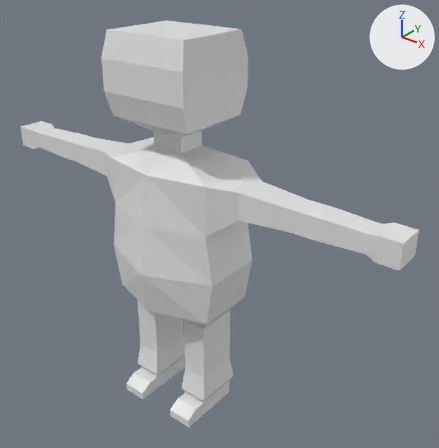
The Blender file ActorV1.blend, before and after one commit.
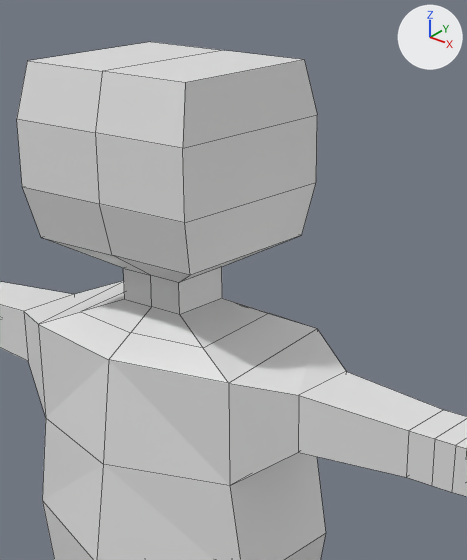
Each version is shown whole from a 50 mm lens placed at (2.16, -2.33, 2.72), pointed at (0.18, 0.14, 1.19), then close up on the part from 21% to 73% of the width and 0% to 61% of the height. Arrows for +X, +Y and +Z are at upper right; the lights stay in place. The close-ups show mesh edges as thin lines.
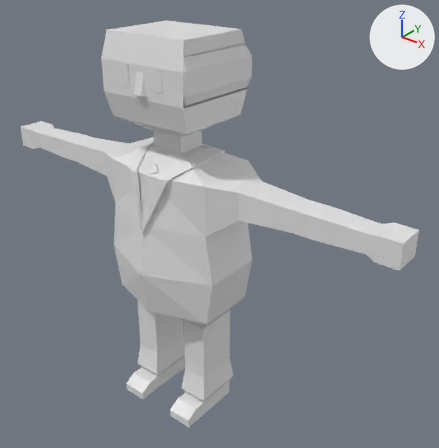
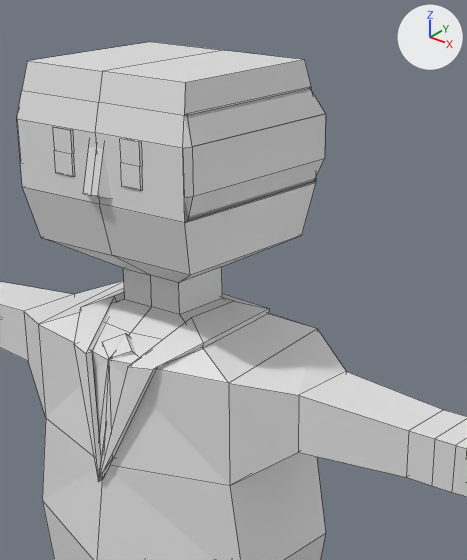
What the commit changed:
me_cube is used by ob_cube; location (0.0, 0.0, 0.0).
me_cube had 112 vertices, 99 faces and spanned x 0.0..1.34, y -0.34..0.25, z 0.01..2.27.
me_cube now has 208 vertices, 176 faces and spans x 0.0..1.34, y -0.34..0.27, z 0.01..2.27.
me_cube part 1: a new loose piece of 20 vertices spanning x 0.0..0.22, y -0.31..0.17, z 1.24..1.67, in mat_material (white #e7e7e7).
me_cube part 2: a new loose piece of 18 vertices spanning x 0.0..0.29, y -0.25..0.27, z 1.97..2.14, in mat_material (white #e7e7e7).
Part 3, on me_cube:
3 faces are deleted.
52 vertices are added at x 0.0..0.29, y -0.31..0.27, z 1.25..2.21.
6 new vertices lie (0.06, 0.0, 0.0) away from vertices in x 0.08, y -0.26..-0.25, z 2.02..2.13.
46 new faces join them.

Pixel boxes [x1, y1, x2, y2] of what changed, in the close-ups (467 x 560 px):
part 1 of me_cube, added: after [74, 288, 269, 482]
part 2 of me_cube, added: after [183, 114, 326, 221]
part 3 of me_cube, built on: before [17, 60, 317, 148]; after [17, 60, 326, 476]
